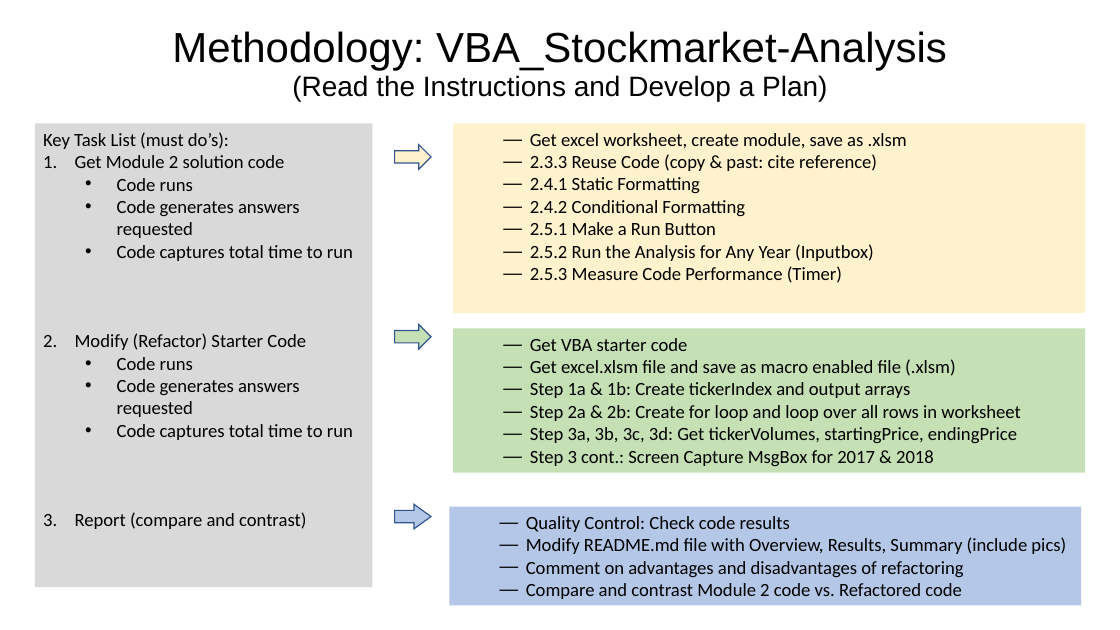
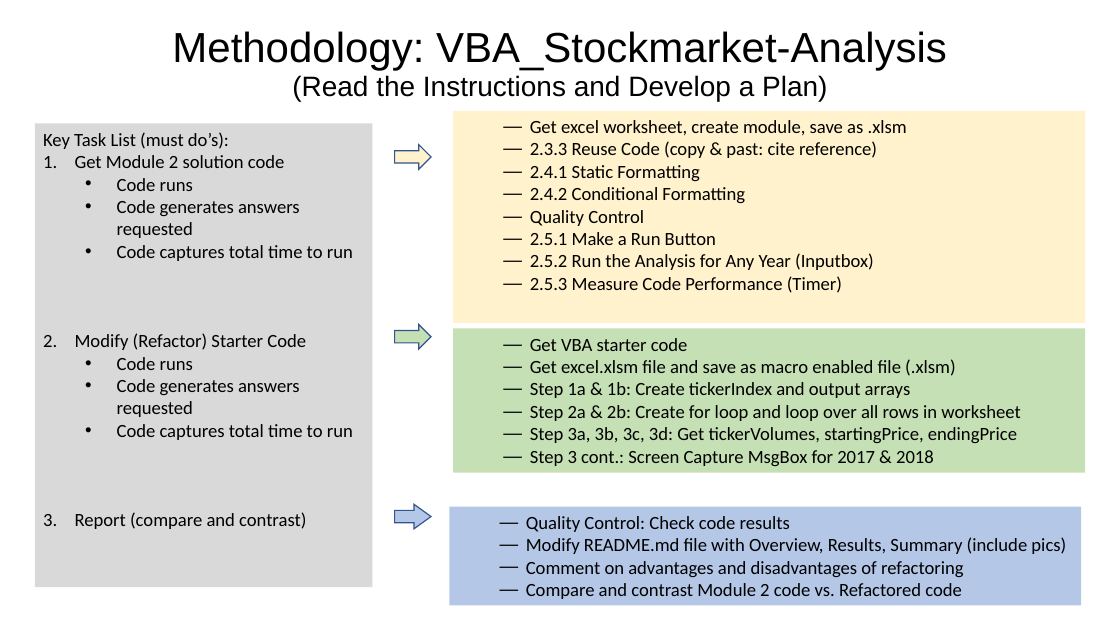
Before and after one commit to ianhernandezz/UCF-VIRT-DATA-PT-10-2021-U-B, a slide deck: slide 1 of 02-Lessons-VBA/Assignment_Resources/Methodology.pptx. Drawn at 1120x630 pixels with LibreOffice and Linux fonts; fonts in the diff are those of the drawing. Boxes give left, top, right and bottom in pixels: in the first picture for what was removed or moved away, otherwise in the second. Text is boxed around its words. In the diff, an @@ line names an element or a change of style, - is before the commit and + after.

```diff
--- a/02-Lessons-VBA/Assignment_Resources/Methodology.pptx
+++ b/02-Lessons-VBA/Assignment_Resources/Methodology.pptx
@@ rectangle "Get excel worksheet, create module, ...": place and size @@
-rectangle "Get excel worksheet, create module, ..." at [454,124,1086,313]
+rectangle "Get excel worksheet, create module, ..." at [454,111,1086,323]
@@ text in rectangle at [530,210,644,226]: paragraph added @@
+  ― Quality Control
```
Also in this commit, not shown: 10 other files.
